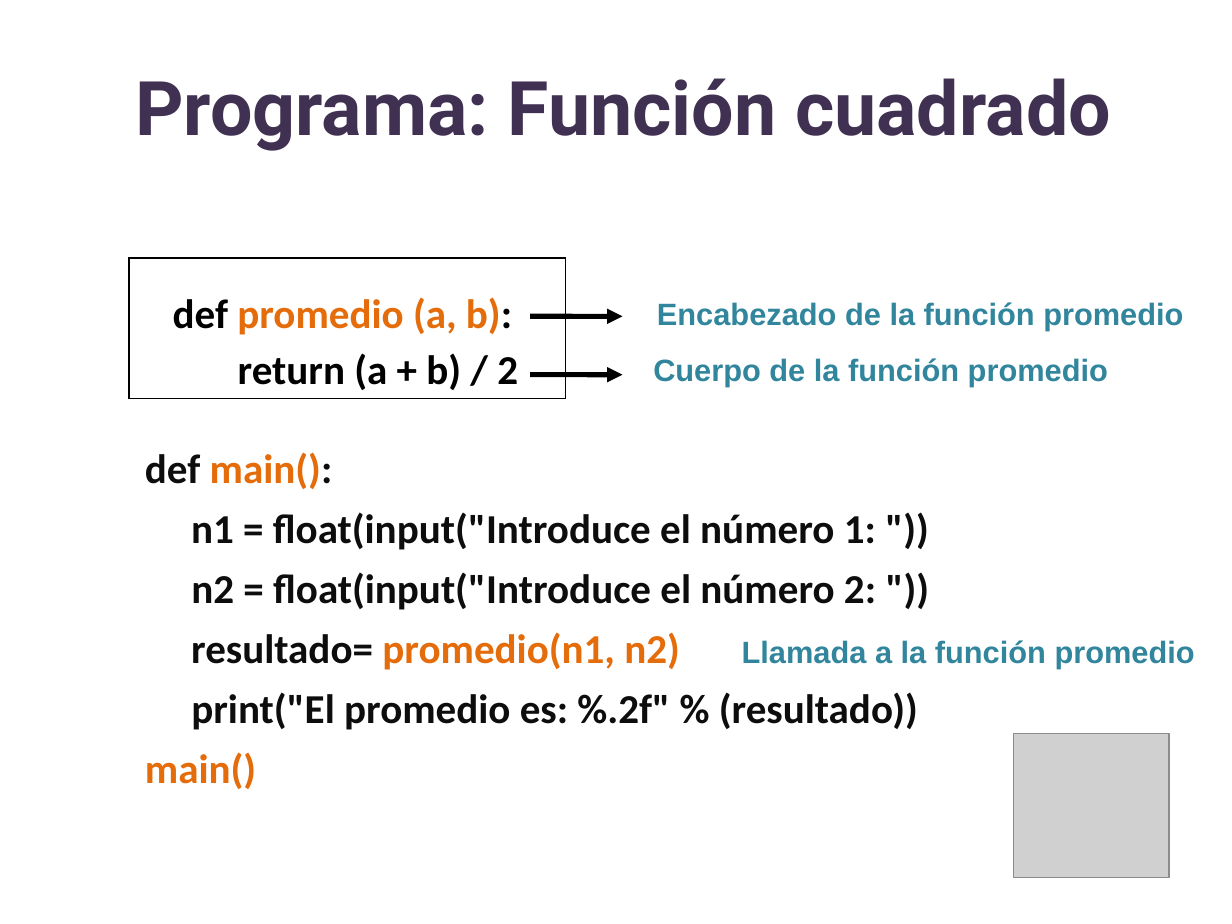
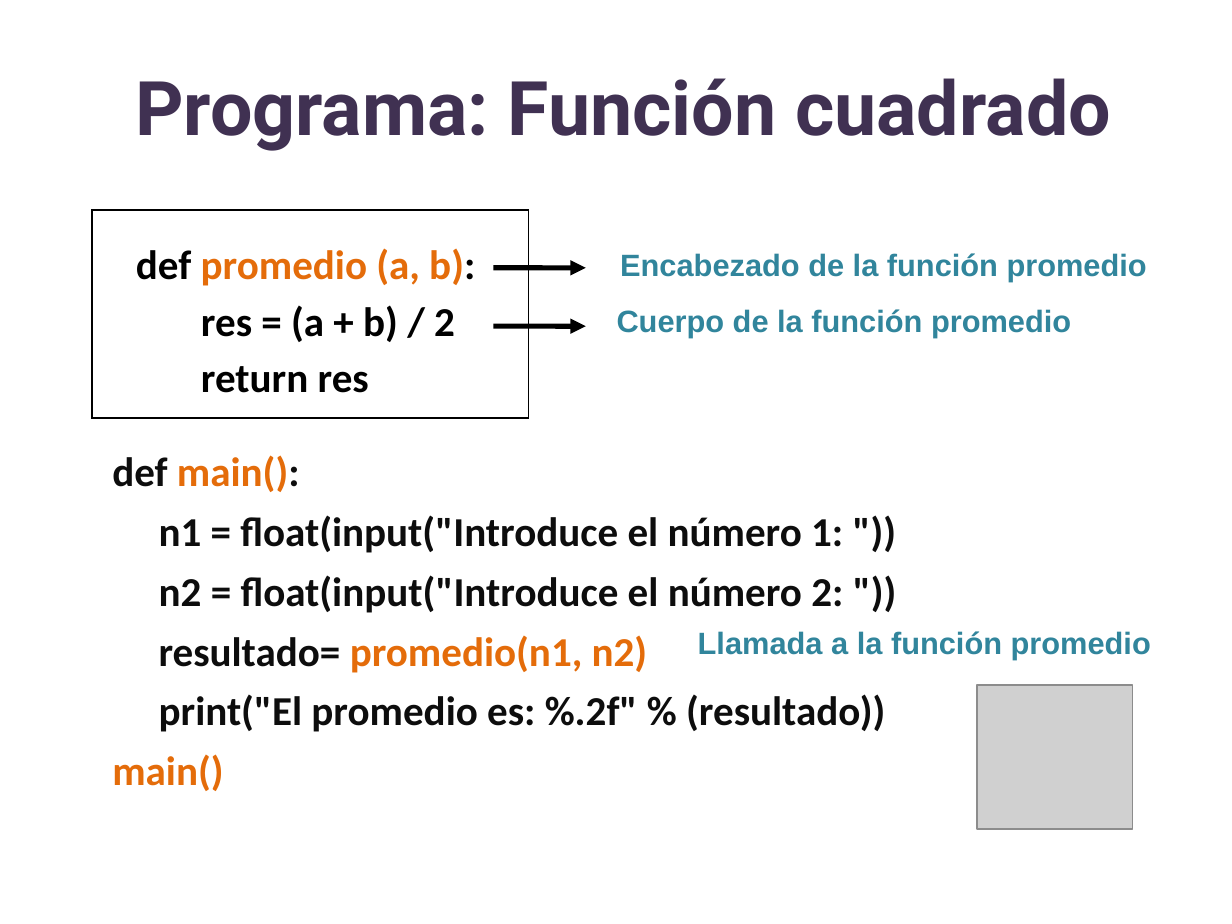
Before and after one commit to lizetheP/Programacion, a slide deck: slide 18 of CalendarioAgo2022/presentaciones/6_Funciones.pptx. Drawn at 1232x924 pixels with LibreOffice and Linux fonts; fonts in the diff are those of the drawing; grey boxes stand for pictures. Boxes give left, top, right and bottom in pixels: in the first picture for what was removed or moved away, otherwise in the second. Text is boxed around its words. In the diff, an @@ line names an element or a change of style, - is before the commit and + after.

Commit message:
subir

```diff
--- a/CalendarioAgo2022/presentaciones/6_Funciones.pptx
+++ b/CalendarioAgo2022/presentaciones/6_Funciones.pptx
@@ rectangle: place and size @@
-rectangle at <box>129,259,565,399</box>
+rectangle at <box>92,209,529,418</box>
@@ 3 texts, 2 arrows, 1 picture: place and size @@
-3 texts, 2 arrows, 1 picture at <box>173,297,1183,877</box>
+3 texts, 2 arrows, 1 picture at <box>136,248,1147,829</box>
@@ text at <box>201,305,455,393</box>: text changed @@
-return (a + b) / 2
+res = (a + b) / 2
+return res
@@ text "def main():": place and size @@
-text "def main():" at <box>145,452,918,789</box>
+text "def main():" at <box>112,455,885,791</box>
@@ text "Llamada a la función promedio": place and size @@
-text "Llamada a la función promedio" at <box>742,640,1195,669</box>
+text "Llamada a la función promedio" at <box>698,631,1151,660</box>
```
